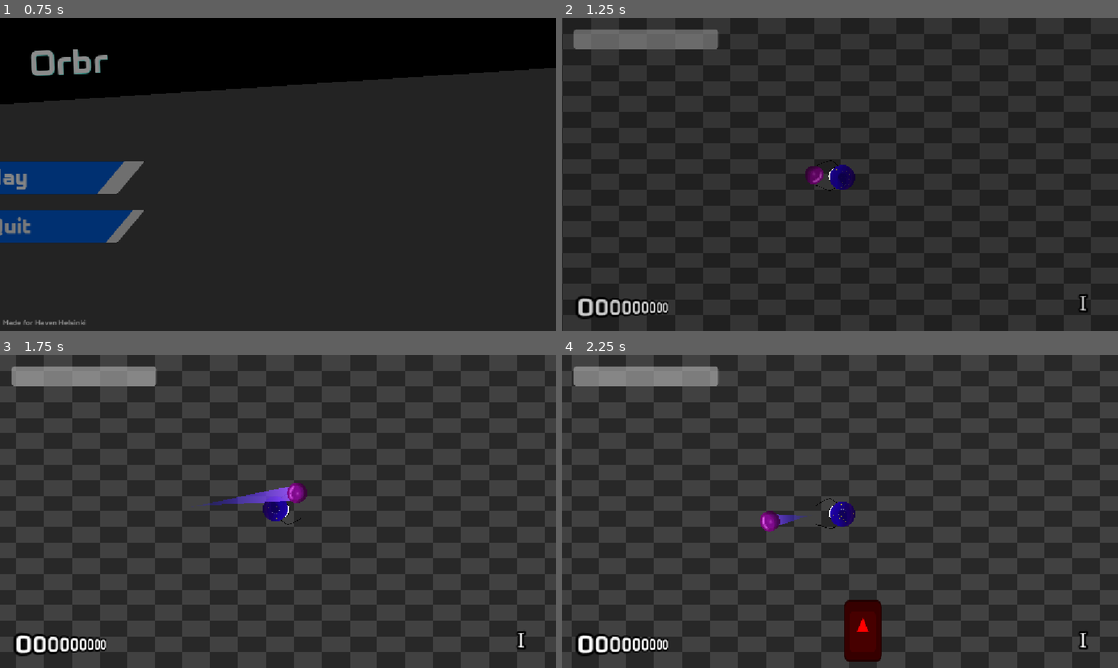
Above: before the commit, frames 1-4 (two rows, left to right).
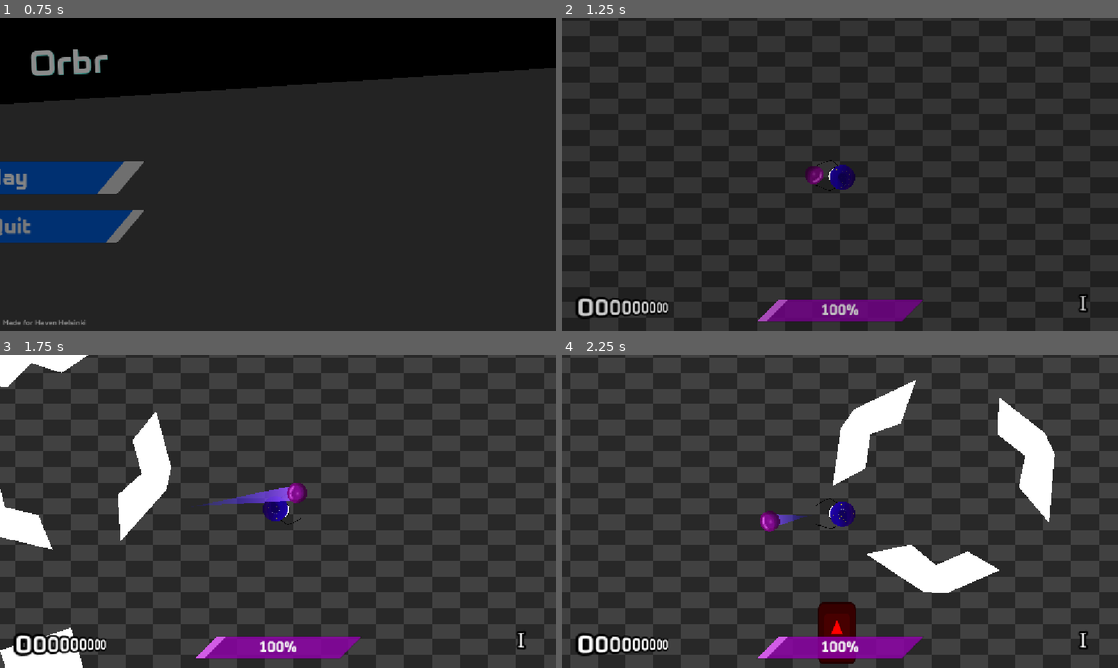
Above: after the commit, the same moments.

Repository: neilavesterinen/Haven-Bounce-Back-Shooter
Game: Godot game, scene res://Scenes/mainmenu/mainmenu.tscn
Two runs of this game, one before a commit and one after it. Both use one fixed random seed, a clock stepped at 60 frames per second and the inputs below. The engine's default icon, where the game draws it, is replaced by a stand-in: a white triangle on a blue panel in a dark square. Sound files missing from this copy of the repository are replaced by a short silence.
Inputs (mouse positions are in pixels of both pictures, inside the frame that each line leads up to):
- Up to frame 1 (0.75 s): click "Play" at 0.5 s
- Up to frame 2 (1.25 s): no input
- Up to frame 3 (1.75 s): tap Enter at 1.25 s; move the mouse to (400, 495) at 1.27 s; hold D (right) from 1.28 s (still down); click (400, 495) at 1.35 s
- Up to frame 4 (2.25 s): release D (right) at 2 s; drag from (728, 527) to (845, 511) at 2.02 s

Frame 1 is identical in both runs. In frame 2, 3.5% of the frame differs, in the area x 2-65%, y 3-98%; in frame 3, 81%; in frame 4, 81%, in the area x 0-100%, y 0-100%.

Commit message:
ffs

Diff:
--- a/Scenes/game/HealthT.tscn
+++ b/Scenes/game/HealthT.tscn
@@ -1,13 +1,21 @@
 [gd_scene format=3 uid="uid://dofiltal2y31t"]
 
+[ext_resource type="Theme" uid="uid://ceeh4w5x06ip" path="res://Scenes/mainmenu/mainmenu.tres" id="1_bkykp"]
 [ext_resource type="Script" uid="uid://bwfsbljjw500x" path="res://Scenes/game/healthbar.gd" id="1_health"]
 
 [node name="HealthT" type="ProgressBar" unique_id=722604490]
-offset_left = 24.0
-offset_top = 24.0
-offset_right = 324.0
-offset_bottom = 64.0
+anchors_preset = 7
+anchor_left = 0.5
+anchor_top = 1.0
+anchor_right = 0.5
+anchor_bottom = 1.0
+offset_left = -150.0
+offset_top = -64.0
+offset_right = 150.0
+offset_bottom = -20.0
+grow_horizontal = 2
+grow_vertical = 0
+theme = ExtResource("1_bkykp")
 max_value = 3.0
 value = 3.0
-show_percentage = false
 script = ExtResource("1_health")
--- a/Scenes/map/map.gd
+++ b/Scenes/map/map.gd
@@ -15,6 +15,7 @@
 # Called when the node enters the scene tree for the first time.
 func _ready() -> void:
 	print("Map.gd ready!")
+	generate_map()
 
 func generate_map() -> void:
 	if random_buildings.is_empty():
Not shown, added: autoloads/level_manager/level_manager.gd.uid
Not shown, added: export_presets.cfg
Not shown: 1 places in main.tscn that only renumber resources
